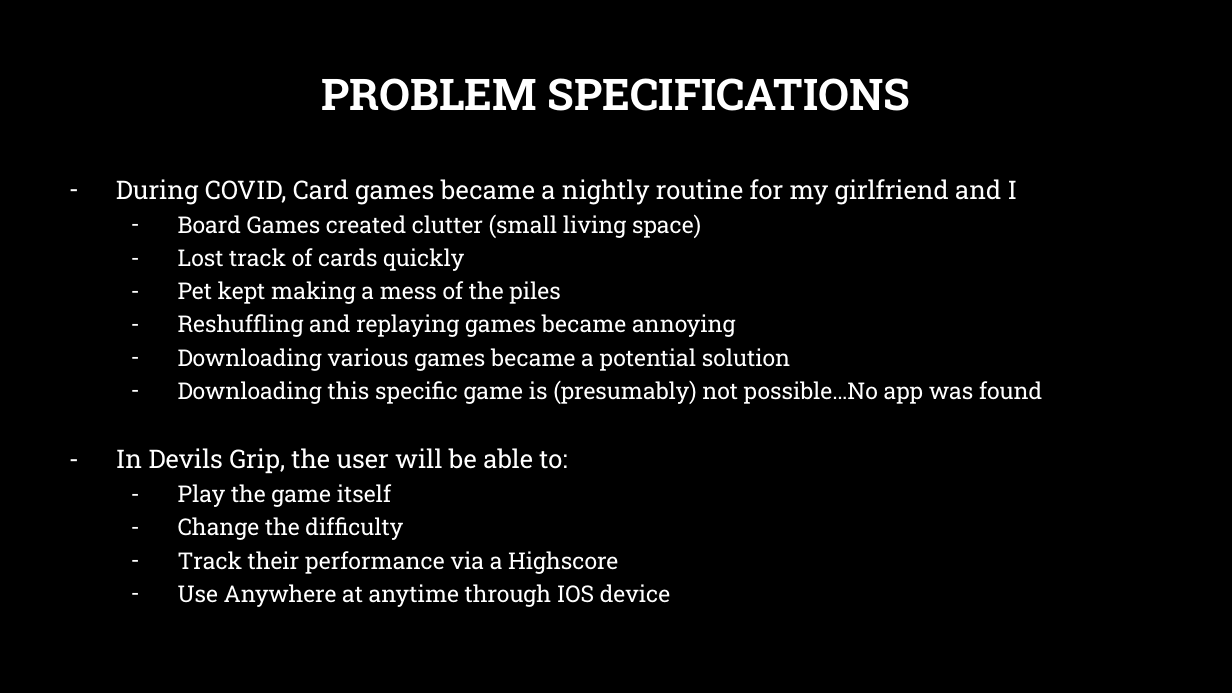
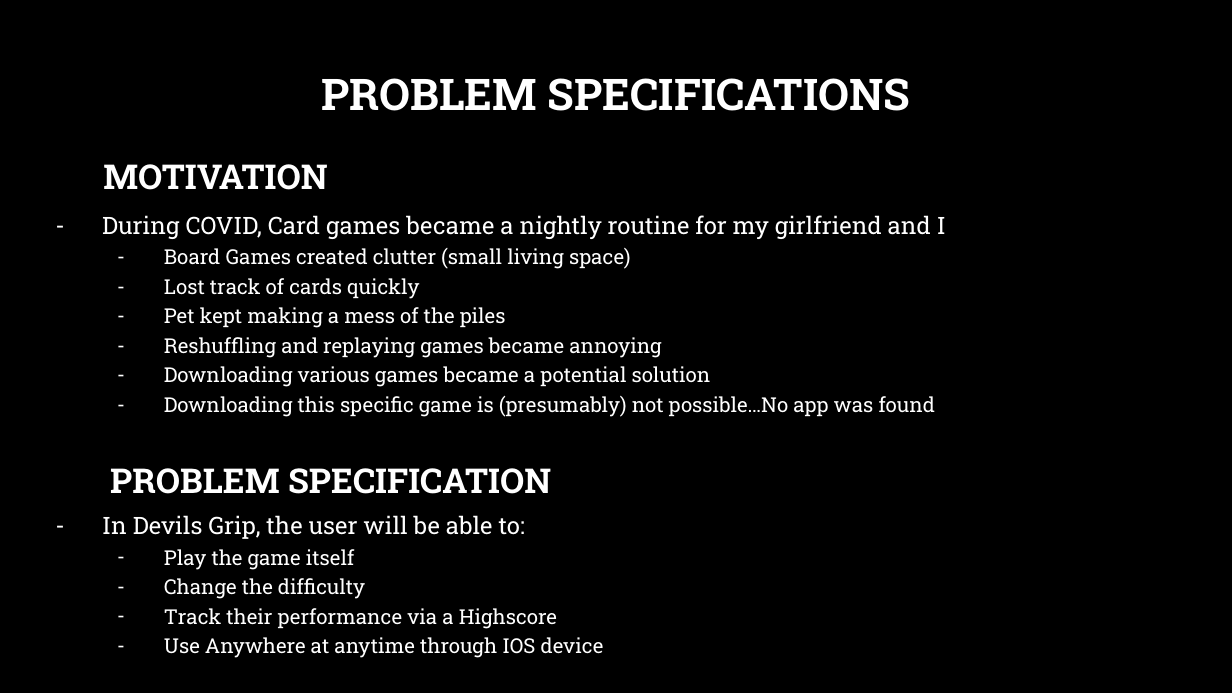
Before and after one commit to steveb1250/Devils_Grip_Proposal, a slide deck: slide 4 of CSC_520_Devils_Grip.pptx. Drawn at 1232x693 pixels with LibreOffice and Linux fonts; fonts in the diff are those of the drawing; background and template pictures are left out. Boxes give left, top, right and bottom in pixels: in the first picture for what was removed or moved away, otherwise in the second. Text is boxed around its words. In the diff, an @@ line names an element or a change of style, - is before the commit and + after.

```diff
--- a/CSC_520_Devils_Grip.pptx
+++ b/CSC_520_Devils_Grip.pptx
@@ text "During COVID, Card games became ..." moved from (x1=116, y1=179, x2=1042, y2=607) to (x1=102, y1=215, x2=946, y2=629) @@
@@ text "During COVID, Card games became ..." at (x1=102, y1=215, x2=946, y2=629): size 15 to 14 pt in "During COVID, Card games became a nightly ...", "In Devils Grip, the user will be ..."; size 13.5 to 12 pt in "Board Games created clutter (small living space)", "Lost track of cards quickly", "Pet kept making a mess of the ...", "Reshuffling and replaying games became annoying" and 6 more places @@
@@ text added at (x1=103, y1=164, x2=327, y2=190), 20 pt, text #FFFFFF, bold @@
+MOTIVATION
@@ text added at (x1=110, y1=468, x2=551, y2=494), 20 pt, text #FFFFFF, bold @@
+PROBLEM SPECIFICATION
```
Also in this commit, not shown: 8 other slides changed, 2 other files.
